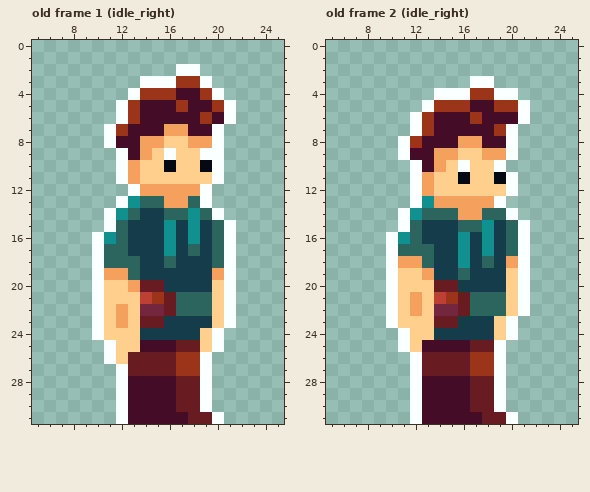
Pixel-art file: assets/textures/characters/player/player.aseprite. That is the earlier state.
32x32 pixels, 28 frames. Shown: old frame 1 (idle_right): x 5..25, y 0..31; old frame 2 (idle_right): x 5..25, y 0..31. The commit also changed other frames, which this record leaves out.
Once edited:
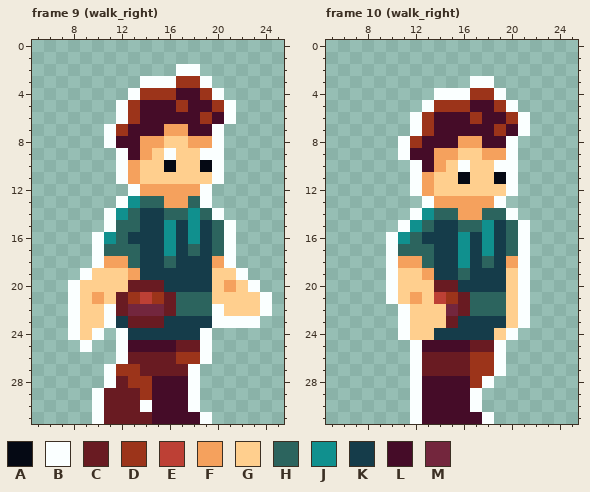
Palette (. is transparent): A #050914  B #faffff  C #691b22  D #9c341a  E #bd4035  F #f5a15d  G #ffcf8e  H #2c645e  J #10908e  K #153c4a  L #450c28  M #73263d
A new or re-ordered frame is compared with the old frame closest to it.
Edits made:
frames re-ordered
Frame 9 (walk_right) against old frame 1 (idle_right):
y 15: x 13 K -> H
y 17: x 13 K -> H
y 18: x 11..12 HH -> FF; x 20 H -> F
y 19: x 9..13 .BFFH -> BGGGF; x 20..22 FB. -> GGB
y 20: x 8..10 ..B -> BGG; x 13 F -> C; x 21..23 B.. -> FGB
y 21: x 8..10 ..B -> BGF; x 12..13 GG -> CD; x 21..24 B... -> GGGB
y 22: x 8..13 ..BGFG -> BGGBCM; x 20..24 GB... -> BGGGB
y 23: x 8..13 ..BGFG -> BGGBKC; x 20 G -> B; x 22..23 .. -> BB
y 24: x 8..9 .. -> BG; x 11..13 GGG -> .BK; x 19..20 GB -> B.
y 25: x 9 . -> B; x 11..13 BGG -> .BL; x 19..20 GB -> B.
y 26: x 11..12 BG -> .B
y 27: x 11..13 .BC -> BDD; x 17..19 DDB -> CB.
y 28: x 11..14 .BLL -> BCDD; x 17..19 CCB -> LB.
y 29: x 10..14 ..BLL -> BCCCD; x 17..19 CCB -> LB.
y 30: x 10..14 ..BLL -> BCCCB; x 17..19 CCB -> LB.
y 31: x 10..14 ..BLL -> BCCCC; x 18..20 CCB -> LB.
Frame 10 (walk_right) against old frame 2 (idle_right):
y 4: x 20 B -> .
y 5: x 20..21 DB -> B.
y 6: x 20 L -> D
y 7: x 20..21 B. -> LB
y 10: x 20 . -> B
y 13: x 12..13 BJ -> .B
y 14: x 11..13 BJH -> .BJ
y 15: x 12..13 HK -> JH
y 22: x 10..12 BGF -> .BG; x 14 M -> G
y 23: x 10..11 BG -> .B; x 14 C -> G; x 19..21 GB. -> KGB
y 25: x 11..12 BG -> .B
y 28: x 17..19 CCB -> DB.
y 29..30: x 17..19 CCB -> B..
y 31: x 18..20 CCB -> B..
Changed places in both pictures, as pixel boxes (x1, y1, x2, y2):
changed: (68, 220, 272, 424)
changed: (506, 88, 530, 172)
changed: (398, 196, 434, 232)
changed: (386, 304, 530, 352)
changed: (470, 376, 518, 424)
